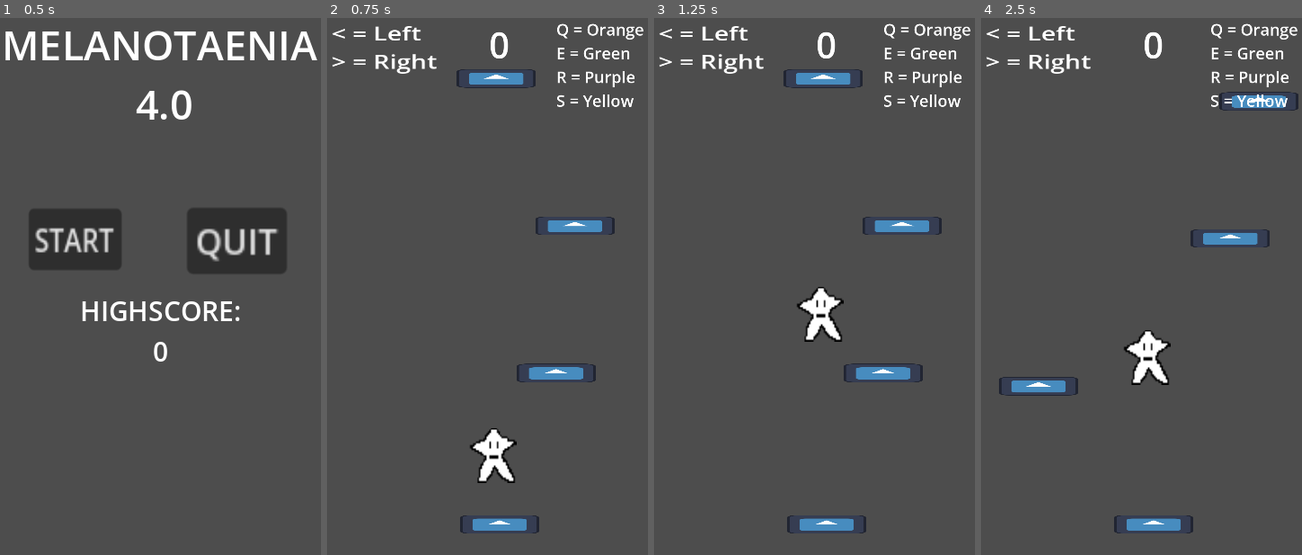
Above: before the commit, frames 1-4 (left to right).
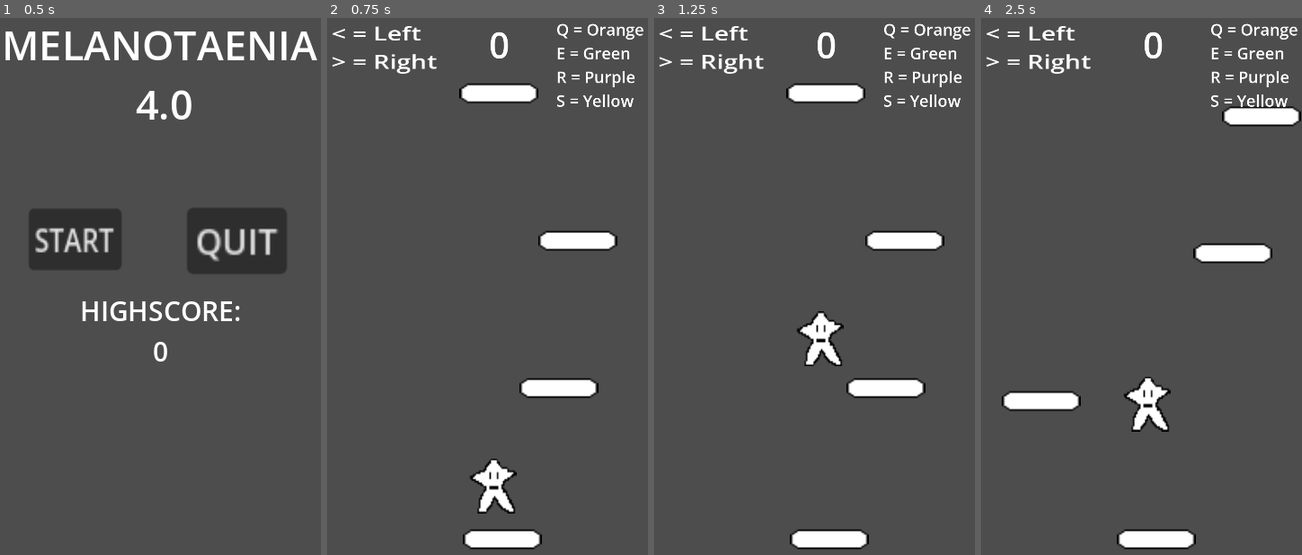
Above: after the commit, the same moments.

Repository: Abbby1007/Melanotaenia-4.0
Game: Godot game, scene res://title_screen.tscn
Two runs of this game, one before a commit and one after it. Both use one fixed random seed, a clock stepped at 60 frames per second and the inputs below. The engine's default icon, where the game draws it, is replaced by a stand-in: a white triangle on a blue panel in a dark square.
Inputs (mouse positions are in pixels of both pictures, inside the frame that each line leads up to):
- Up to frame 1 (0.5 s): no input
- Up to frame 2 (0.75 s): click "START" at 0.5 s
- Up to frame 3 (1.25 s): no input
- Up to frame 4 (2.5 s): tap Enter at 1.25 s; move the mouse to (1212, 270) at 1.27 s; hold Right (move_right) 1.28-2 s; tap E (green) at 1.35 s; click (1212, 270) at 1.42 s; tap Space (Jump) at 1.52 s; click "START" at 2 s

Frame 1 is identical in both runs. In frame 2, 6.4% of the frame differs, in the area x 40-91%, y 9-99%; in frame 3, 6.3%; in frame 4, 6.6%, in the area x 5-100%, y 13-99%.

Commit message:
Add custom platform

Diff:
--- a/kill_platform.tscn
+++ b/kill_platform.tscn
@@ -1,7 +1,7 @@
 [gd_scene format=3 uid="uid://b8bwxtr758ee4"]
 
-[ext_resource type="Texture2D" uid="uid://dumxe23c2jswg" path="res://icon.svg" id="1_64yms"]
 [ext_resource type="Script" uid="uid://cscqm2joi200q" path="res://kill_platform.gd" id="1_vansf"]
+[ext_resource type="Texture2D" uid="uid://dwe8tqk3fvs27" path="res://art/platform.png" id="2_vansf"]
 
 [sub_resource type="RectangleShape2D" id="RectangleShape2D_inp12"]
 size = Vector2(0.08142264, 0.015020683)
@@ -10,26 +10,26 @@
 size = Vector2(172.38426, 21.578064)
 
 [node name="killPlatform" type="StaticBody2D" unique_id=201136178 groups=["paddles"]]
-position = Vector2(147, 185)
+position = Vector2(147, 191.00002)
 scale = Vector2(0.47568172, 0.45028087)
 script = ExtResource("1_vansf")
-metadata/_edit_group_ = true
 
 [node name="Sprite2D" type="Sprite2D" parent="." unique_id=1497048453]
-scale = Vector2(1.4400007, 0.35999948)
-texture = ExtResource("1_64yms")
+position = Vector2(6.3067346, 48.858368)
+scale = Vector2(5.7811756, 4.025264)
+texture = ExtResource("2_vansf")
 
 [node name="Area2D" type="Area2D" parent="." unique_id=399548423]
 position = Vector2(-91, -35)
 scale = Vector2(-2259.8132, -348.40887)
 
 [node name="CollisionShape2D" type="CollisionShape2D" parent="Area2D" unique_id=926169051]
-position = Vector2(-0.040268816, -0.04195261)
+position = Vector2(-0.04305967, -0.14252064)
 scale = Vector2(0.9999999, 1)
 shape = SubResource("RectangleShape2D_inp12")
 
 [node name="CollisionShape2D" type="CollisionShape2D" parent="." unique_id=1883029204]
-position = Vector2(-2.1023254, -21.713806)
+position = Vector2(4.2044773, 13.324987)
 scale = Vector2(1, 0.16000246)
 shape = SubResource("RectangleShape2D_vansf")
 one_way_collision = true
Binary file added: art/platform.png
Not shown, added: art/platform.png.import
